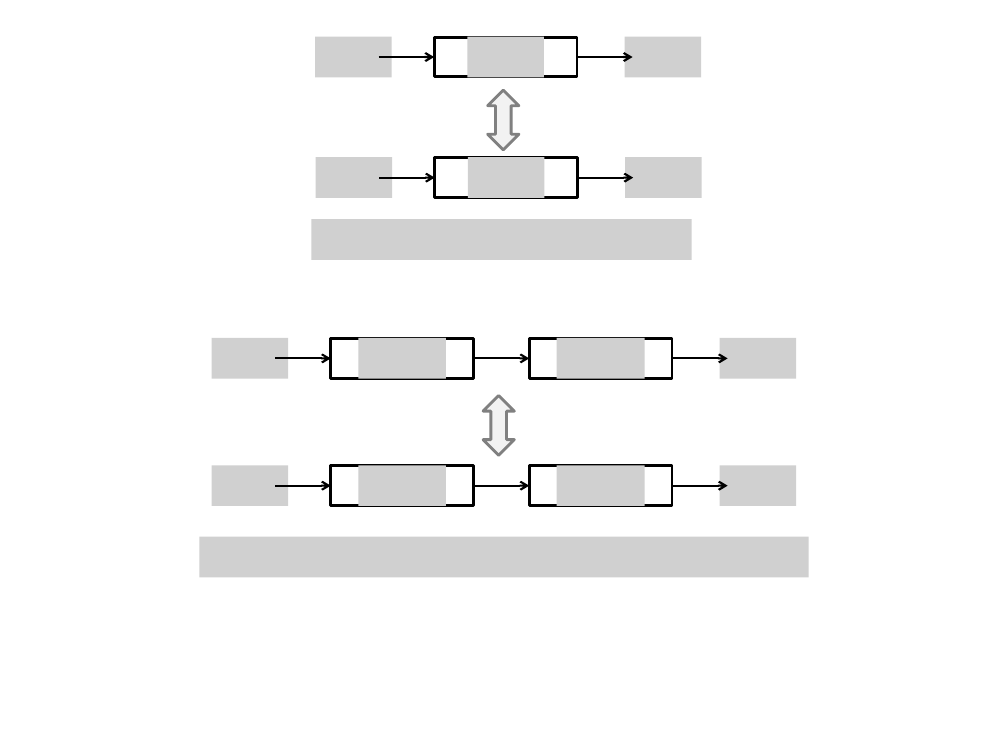
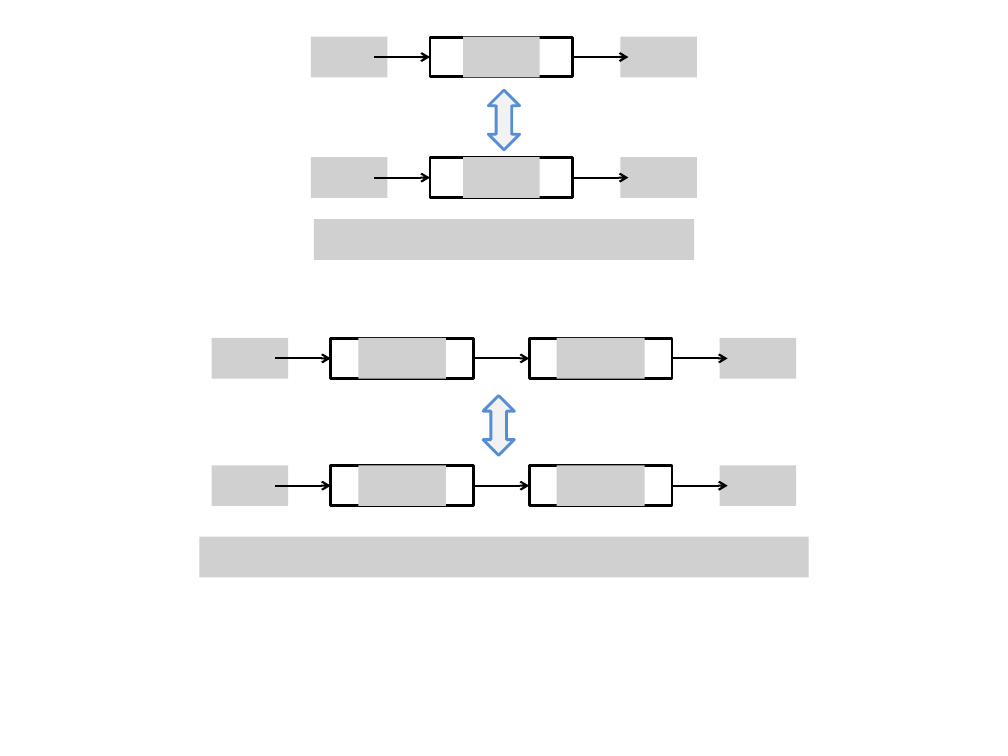
Before and after one commit to answeredbyablemind/answeredbyablemind.github.io, a slide deck: slide 4 of pics/2019-06-18-Discrete_Time_Convolution/pics.pptx. Drawn at 1008x756 pixels with LibreOffice and Linux fonts; fonts in the diff are those of the drawing; grey boxes stand for pictures. Boxes give left, top, right and bottom in pixels: in the first picture for what was removed or moved away, otherwise in the second. Text is boxed around its words. In the diff, an @@ line names an element or a change of style, - is before the commit and + after.

```diff
--- a/pics/2019-06-18-Discrete_Time_Convolution/pics.pptx
+++ b/pics/2019-06-18-Discrete_Time_Convolution/pics.pptx
@@ up down arrow at [488, 90, 519, 149]: outline #808080 2 pt to #558ED5 2 pt @@
@@ 6 pictures, 4 arrows, 2 rectangles: place and size @@
-6 pictures, 4 arrows, 2 rectangles at [316, 36, 702, 198]
+6 pictures, 4 arrows, 2 rectangles at [310, 36, 698, 198]
@@ up down arrow at [483, 395, 514, 455]: outline #808080 2 pt to #558ED5 2 pt @@
```
Also in this commit, not shown: 1 other slide changed, 1 slide added, 6 other files.
